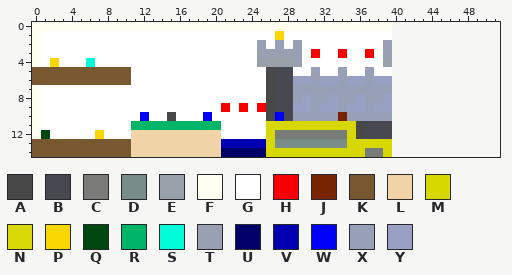
Pixel-art sprite: tamagon/res/level1.png. This is how it looked before the edit.
The file is 40x15 pixels. Colours within 5 levels of each other are drawn and written as one. The old version is drawn lined up with the new one, on the new canvas.
Palette (. is transparent): A #484849  B #484850  C #787c78  D #788c88  E #98a0a9  F #fffff1  G #ffffff  H #f80000  J #782400  K #785830  L #f0d4a8  M #d8d801  N #d8d807  P #f8d800  Q #004810  R #00b468  S #00fcd8  T #98a0b2  U #000068  V #0000b0  W #0000f8  X #98a0b8  Y #98a0c3
Pixels before, first column x 0:
 0 FFFFFFFFFFFFFFFFFFFFFFFFFFFFFFFFFFFFFFFF
 1 FGGGGGGGGGGGGGGGGGGGGGGGGGGPGGGGGGGGGGGG
 2 FGGGGGGGGGGGGGGGGGGGGGGGGXGXGXGGGGGGGGGX
 3 FGGGGGGGGGGGGGGGGGGGGGGGGTTTTXGHGGHGGHGT
 4 FGPGGGSGGGGGGGGGGGGGGGGGGEEEETGGGGGGGGGE
 5 KKKKKKKKKKKGGGGGGGGGGGGGGGABBGGXGGXGGXGG
 6 KKKKKKKKKKKGGGGGGGGGGGGGGGABBYYXYYXYYXYY
 7 FGGGGGGGGGGGGGGGGGGGGGGGGGABBXXXXXXXXXXX
 8 FGGGGGGGGGGGGGGGGGGGGGGGGGABBXYXXYXXYXXY
 9 FGGGGGGGGGGGGGGGGGGGGHGHGHABBYYXYYXYYXYY
10 FGGGGGGGGGGGWGGAGGGWGGGGGGAWBXXXXXJXXXXX
11 FGGGGGGGGGGRRRRRRRRRRGGGGGMMMMMMMMMMABBB
12 FQGGGGGPGGGLLLLLLLLLLGGGGGNCCCCCCCCMABBB
13 KKKKKKKKKKKLLLLLLLLLLVVVVVNDDDDDDDDMMMMM
14 KKKKKKKKKKKLLLLLLLLLLUUUUUMMMMMMMMMMNCCM
Once edited:
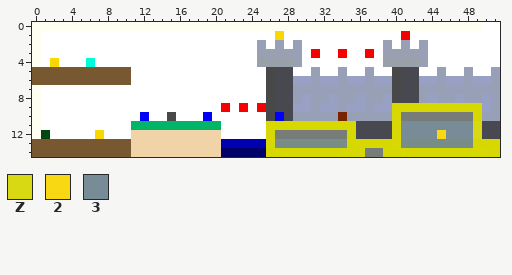
Colours new in this view: Z #d8d813  2 #f8d812  3 #788c98
Difference:
canvas 40x15 -> 52x15
y 0: x 40..51 ............ -> FFFFFFFFFFGG
y 1: x 40..51 ............ -> GHGGGGGGGGGG
y 2: x 40..51 ............ -> GXGXGGGGGGGG
y 3: x 40..51 ............ -> TTTXGGGGGGGG
y 4: x 40..51 ............ -> EEETGGGGGGGG
y 5: x 40..51 ............ -> ABBGGXGGXGGX
y 6: x 40..51 ............ -> ABBYYXYYXYYX
y 7: x 40..51 ............ -> ABBXXXXXXXXX
y 8: x 40..51 ............ -> ABBXYXXYXXYX
y 9: x 40..51 ............ -> MMMMMMMMMMYX
y 10: x 40..51 ............ -> NCCCCCCCCMXX
y 11: x 36 A -> B; x 40..51 ............ -> N33333333ZBB
y 12: x 36 A -> B; x 40..51 ............ -> N33332333ZBB
y 13: x 40..51 ............ -> NDDDDDDDDMMM
y 14: x 40..51 ............ -> MMMMMMMMMMNM
